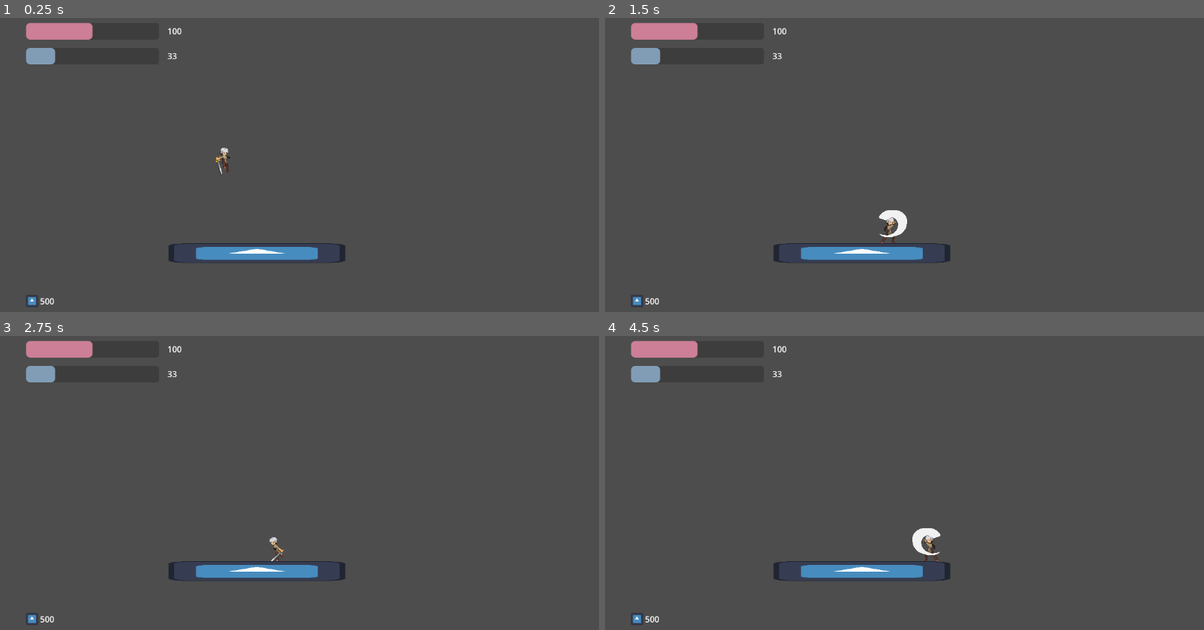
Above: before the commit, frames 1-4 (two rows, left to right).
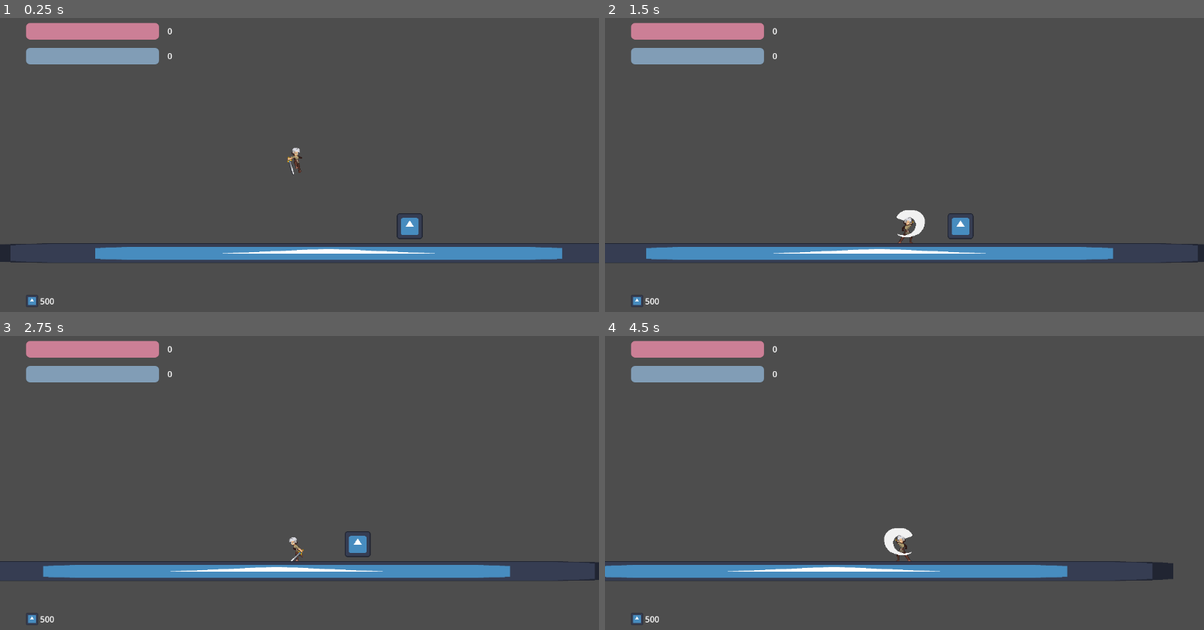
Above: after the commit, the same moments.

Repository: ztamagoru/Programacion2-MariaZ
Game: Godot game, scene res://scenes/nivel0.tscn
Two runs of this game, one before a commit and one after it. Both use one fixed random seed, a clock stepped at 60 frames per second and the inputs below. The engine's default icon, where the game draws it, is replaced by a stand-in: a white triangle on a blue panel in a dark square.
Inputs (mouse positions are in pixels of both pictures, inside the frame that each line leads up to):
- Up to frame 1 (0.25 s): no input
- Up to frame 2 (1.5 s): move the mouse to (1036, 147) at 0.52 s; hold D (move_right) from 0.53 s (still down); click (1036, 147) at 0.6 s; tap Space (jump) at 0.77 s; move the mouse to (784, 182) at 1.27 s; click (784, 182) at 1.35 s
- Up to frame 3 (2.75 s): tap Space (jump) at 1.52 s; move the mouse to (359, 409) at 2.02 s; release D (move_right) at 2.03 s; hold A (move_left) from 2.03 s (still down); click (359, 409) at 2.1 s
- Up to frame 4 (4.5 s): move the mouse to (874, 550) at 2.77 s; release A (move_left) at 2.78 s; hold D (move_right) 2.78-4.28 s; click (874, 550) at 2.85 s; tap Space (jump) at 3.02, 3.77 s; move the mouse to (1084, 532) at 3.52 s; click (1084, 532) at 3.6 s; move the mouse to (724, 433) at 4.27 s; hold A (move_left) from 4.28 s (still down); click (724, 433) at 4.35 s

The runs differ from the first frame. In frame 1, 5.4% of the frame differs, in the area x 0-100%, y 1-84%; in frame 2, 5.7%; in frame 3, 5.3%; in frame 4, 5.6%.

Commit message:
ui not live but player can kill enemies

Diff:
--- a/project.godot
+++ b/project.godot
@@ -14,6 +14,10 @@
 run/main_scene="uid://4m40trj1uhub"
 config/features=PackedStringArray("4.4", "Forward Plus")
 config/icon="res://assets/sprites/icon.svg"
+
+[global_group]
+
+enemies=""
 
 [input]
 
--- a/scenes/components/ui/hud/hud.gd
+++ b/scenes/components/ui/hud/hud.gd
@@ -1,11 +1,14 @@
 extends Control
 
-var hp : int	= 100
-var mana : int	= 33
+var hp : int
+var mana : int
+
+var hp_max : int
+var mana_max : int
+
 var coins : int = 500
 
-var hp_max : int	= 200
-var mana_max : int	= 150
+#region "onready's"
 
 @onready var hp_bar =		$MarginContainer/StatsContainer/HPContainer/HPProgressBar
 @onready var hp_text =  	$MarginContainer/StatsContainer/HPContainer/HPLabel
@@ -15,9 +18,10 @@
 
 @onready var coins_text =	$MarginContainer/VBoxContainer/HBoxContainer/CoinsLabel
 
+#endregion
+
 func _ready():
-	hp_bar.max_value = hp_max
-	mana_bar.max_value = mana_max
+	update_values()
 
 func _process(_delta):
 	hp_bar.value = hp
@@ -27,3 +31,7 @@
 	mana_text.text = str(mana)
 
 	coins_text.text = str(coins)
+
+func update_values():
+	hp_bar.max_value = hp_max
+	mana_bar.max_value = mana_max
--- a/scenes/nivel0.tscn
+++ b/scenes/nivel0.tscn
@@ -1,10 +1,13 @@
-[gd_scene load_steps=4 format=3 uid="uid://4m40trj1uhub"]
+[gd_scene load_steps=5 format=3 uid="uid://4m40trj1uhub"]
 
 [ext_resource type="PackedScene" uid="uid://crjlwg6pil8tn" path="res://scripts/characters/player.tscn" id="1_duiid"]
 [ext_resource type="Texture2D" uid="uid://0hg3yy8a8s" path="res://assets/sprites/icon.svg" id="2_shg1m"]
 
 [sub_resource type="RectangleShape2D" id="RectangleShape2D_l0xjk"]
-size = Vector2(340, 38)
+size = Vector2(1320, 38)
+
+[sub_resource type="RectangleShape2D" id="RectangleShape2D_shg1m"]
+size = Vector2(50, 50)
 
 [node name="nivel0" type="Node2D"]
 
@@ -13,11 +16,20 @@
 
 [node name="floor" type="StaticBody2D" parent="."]
 position = Vector2(494, 494)
-metadata/_edit_group_ = true
 
 [node name="Sprite2D" type="Sprite2D" parent="floor"]
-scale = Vector2(2.65625, 0.296875)
+scale = Vector2(10.2031, 0.296875)
 texture = ExtResource("2_shg1m")
 
 [node name="CollisionShape2D" type="CollisionShape2D" parent="floor"]
 shape = SubResource("RectangleShape2D_l0xjk")
+
+[node name="Enemy" type="CharacterBody2D" parent="." groups=["enemies"]]
+position = Vector2(650, 442)
+
+[node name="Sprite2D" type="Sprite2D" parent="Enemy"]
+scale = Vector2(0.390625, 0.390625)
+texture = ExtResource("2_shg1m")
+
+[node name="CollisionShape2D" type="CollisionShape2D" parent="Enemy"]
+shape = SubResource("RectangleShape2D_shg1m")
--- a/scripts/characters/player.gd
+++ b/scripts/characters/player.gd
@@ -4,14 +4,42 @@
 @export var gravity : float = 250.0
 @export var jump_force : float = 200.0
 
-#@export var hp : int = 100
-#@export var hp_max : int = 100
-#@export var mana : int = 100
-#@export var mana_max : int = 100
+@export var hud : Control
 
-#@export var
+var hp : int
+var mana : int
+
+var hp_max : int = 100
+var mana_max : int = 100
+
+var coins :int
+
+func ready(_delta):
+	initialize_player()
+	update_hud()
+
+func initialize_player():
+	hp = hp_max
+	mana = mana_max
+	coins = 0
 
 func _physics_process(_delta):
 	#if velocity.y != 0:
 		#print(str(velocity.y))
 	pass
+
+func player_die():
+	queue_free()
+
+func receive_damage(damage : int):
+	hp -= damage
+	if hp <= 0:
+		player_die()
+
+func update_hud():
+	hud.hp = hp
+	hud.hp_max = hp_max
+	hud.mana = mana
+	hud.mana_max = mana_max
+
+	hud.update_values()
--- a/scripts/characters/player.tscn
+++ b/scripts/characters/player.tscn
@@ -240,8 +240,12 @@
 "speed": 12.0
 }]
 
-[node name="player" type="CharacterBody2D"]
+[sub_resource type="CircleShape2D" id="CircleShape2D_ktf6h"]
+radius = 26.0
+
+[node name="player" type="CharacterBody2D" node_paths=PackedStringArray("hud")]
 script = ExtResource("1_6eyoc")
+hud = NodePath("CanvasLayer/HUD")
 
 [node name="CollisionShape2D" type="CollisionShape2D" parent="."]
 position = Vector2(-2, 2)
@@ -250,8 +254,7 @@
 [node name="AnimatedSprite2D" type="AnimatedSprite2D" parent="."]
 sprite_frames = SubResource("SpriteFrames_vkt2s")
 animation = &"anim_Attack"
-frame = 3
-frame_progress = 1.0
+frame = 1
 
 [node name="State Machine" type="Node2D" parent="." node_paths=PackedStringArray("player", "sprite")]
 script = ExtResource("6_kqtwu")
@@ -274,10 +277,22 @@
 script = ExtResource("10_f85gi")
 metadata/_custom_type_script = "uid://dyq81l2702vdw"
 
-[node name="Attack" type="Node2D" parent="State Machine"]
+[node name="Attack" type="Node2D" parent="State Machine" node_paths=PackedStringArray("attack_hitbox")]
 script = ExtResource("11_4g0yp")
+attack_hitbox = NodePath("../../AttackHitbox")
 metadata/_custom_type_script = "uid://dyq81l2702vdw"
 
 [node name="CanvasLayer" type="CanvasLayer" parent="."]
 
 [node name="HUD" parent="CanvasLayer" instance=ExtResource("12_ktf6h")]
+
+[node name="Camera2D" type="Camera2D" parent="."]
+limit_top = 0
+limit_bottom = 0
+
+[node name="AttackHitbox" type="Area2D" parent="."]
+
+[node name="CollisionShape2D" type="CollisionShape2D" parent="AttackHitbox"]
+position = Vector2(14, -16)
+shape = SubResource("CircleShape2D_ktf6h")
+debug_color = Color(1, 0, 0, 0.419608)
--- a/scripts/characters/states/attack.gd
+++ b/scripts/characters/states/attack.gd
@@ -1,10 +1,16 @@
 extends State
+
+@export var attack_hitbox : Area2D
 
 func enter():
 	sprite.play("anim_" + name)
 	print("attack")
 
 func physics_update(_delta):
+	for hit in attack_hitbox.get_overlapping_bodies():
+		if hit.is_in_group("enemies"):
+			hit.queue_free()
+
 	await sprite.animation_finished
 	get_parent().change_state("Idle")
 
Not shown, added: assets/textures/backgrounds/bg_1.png.import
Not shown, added: assets/textures/backgrounds/bg_2.png.import
Not shown, added: assets/textures/backgrounds/bg_3.png.import
Not shown, added: assets/textures/backgrounds/bg_4.png.import
Not shown, added: assets/textures/backgrounds/bg_5.png.import
Not shown: 1 places in scripts/characters/player.tscn that only renumber resources
